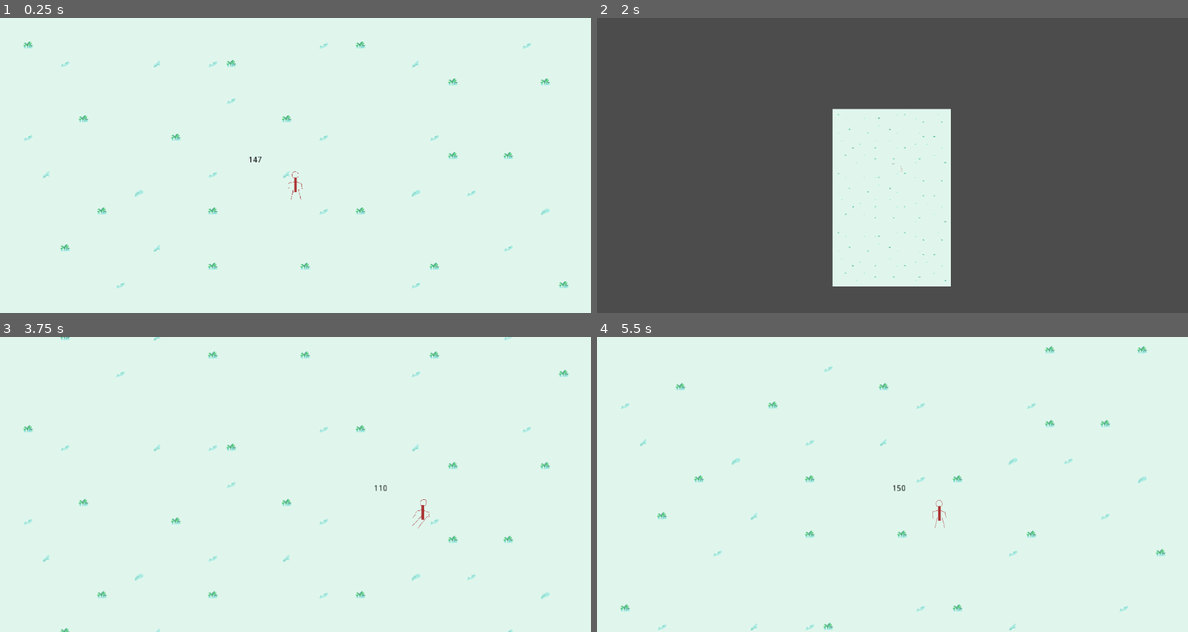
Above: before the commit, frames 1-4 (two rows, left to right).
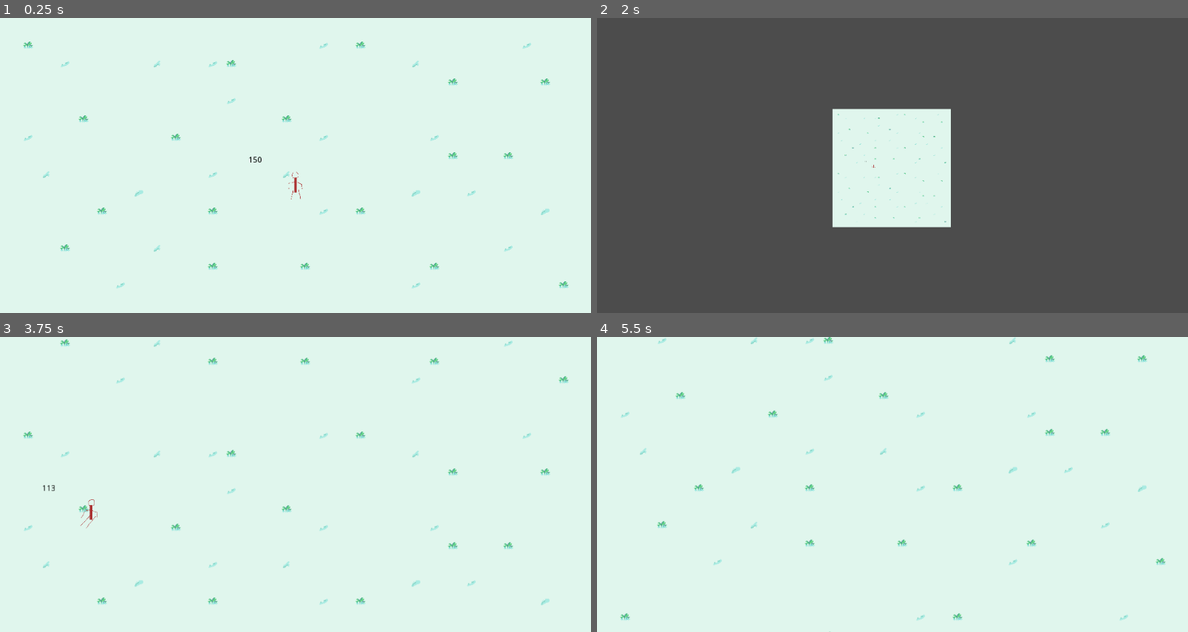
Above: after the commit, the same moments.

Repository: roycocup/ski
Game: Godot game, scene res://Scenes/World.tscn
The game is run twice, just before and just after one commit, with the same random seed, the same clock (stepped at 60 frames per second) and the same inputs.
Inputs:
- Up to frame 1 (0.25 s): no input
- Up to frame 2 (2 s): hold Right (ui_right) 0.53-1.28 s; hold 1 0.53-1.28 s; hold Down from 1.28 s (still down); tap 2 at 1.35 s
- Up to frame 3 (3.75 s): release Down at 2.03 s; hold 1 2.03-2.78 s; hold Right (ui_right) 2.03-3.53 s; tap 2 at 2.85 s; tap Enter at 3.5 s; hold Left (ui_left) from 3.53 s (still down); hold 1 from 3.53 s (still down)
- Up to frame 4 (5.5 s): release 1 at 4.28 s; tap 2 at 4.35 s; tap Space at 5 s; release Left (ui_left) at 5.03 s; hold Down from 5.03 s (still down); hold 1 from 5.03 s (still down)

The runs differ from the first frame. In frame 1, less than 0.1% of the frame differs, in the area x 42-52%, y 47-62%; in frame 2, 4.1%, in the area x 39-60%, y 48-91%; in frame 3, 1.8%; in frame 4, 1.8%.
Error after the commit: Invalid get index '3' (on base: 'Array'). (res://Scripts/FSM.gd:17)

Commit message:
starting FSM

Diff:
--- /dev/null
+++ b/Scripts/FSM.gd
@@ -0,0 +1,29 @@
+extends Node
+
+enum states {RESET, LEFT1, LEFT2, RIGHT1, RIGHT2}
+enum events {LEFT, RIGHT}
+
+var registered_states = []
+var current_state = null
+var next_state = null
+
+func add_state(state, allowed):
+	var s = State.new()
+	s.current = state
+	s.allowed = allowed
+	registered_states.append(s)
+
+func handle(event):
+	var state = registered_states[current_state]
+	for link in state.allowed:
+		if link.event == events.LEFT:
+			current_state = state.allowed[events.LEFT].state
+		if link.event == events.RIGHT:
+			current_state = state.allowed[events.RIGHT].state
+
+
+
+
+class State:
+	var current = null
+	var allowed = [{"event":null, "state":null}]
--- a/Scripts/Player.gd
+++ b/Scripts/Player.gd
@@ -1,53 +1,90 @@
 extends RigidBody2D
 
 export (int) var speed = 100
-
 var region = {x=0, y=0, w=0, h=0}
 var howFarDown = 0
 var lastMark = 0
-
-enum States {RESET, LEFT1, LEFT2, RIGHT1, RIGHT2}
-var status = States.RESET
+onready var FSM = preload("res://Scripts/FSM.gd").new()
 
 signal create_new_background
 
+
 func _ready():
+	init_states()
 	animate_reset()
 	linear_velocity.y = speed
 
-
 func _physics_process(delta):
 	input_listen(delta)
+	animate()
 	check_reset_background()
 
+func init_states():
+	FSM.add_state(
+		FSM.states.RESET, [
+			{"event":FSM.events.LEFT, "state":FSM.states.LEFT1},
+			{"event":FSM.events.RIGHT, "state":FSM.states.RIGHT1},
+		])
+	# FSM.add_state(FSM.states.LEFT1, [FSM.states.LEFT2, FSM.states.RESET])
+	# FSM.add_state(FSM.states.LEFT2, [FSM.states.LEFT1])
+	# FSM.add_state(FSM.states.RIGHT1, [FSM.states.RIGHT2, FSM.states.RESET])
+	# FSM.add_state(FSM.states.RIGHT2, [FSM.states.RIGHT1])
+	FSM.current_state = FSM.states.RESET
 
 func input_listen(delta):
 	if Input.is_action_just_pressed("ui_right"):
-		if status == States.RIGHT1:
-			status = States.RIGHT2
-			region = {x=276, y=11, w=83, h=74}
-			linear_damp = .5
-		else:
-			status = States.RIGHT1
-			region = {x=158, y=10, w=60, h=100}
-			linear_damp = .1
-		linear_velocity = Vector2(speed * .75, speed * .75)
-		set_animate_region()
+		FSM.handle(FSM.events.RIGHT)
 	if Input.is_action_just_pressed("ui_left"):
-		if status == States.LEFT1:
-			status = States.LEFT2
-			region = {x=276, y=11, w=83, h=74}
-			linear_damp = .5
-		else:
-			status = States.LEFT1
-			region = {x=158, y=10, w=60, h=100}
-			linear_damp = .1
-		linear_velocity = Vector2(-speed * .75, speed * .75)
-		set_animate_region(true)
-	if Input.is_key_pressed(KEY_DOWN):
-		status = States.RESET
+		FSM.handle(FSM.events.LEFT)
+
+func animate():
+	if FSM.current_state == FSM.states.RESET:
 		linear_velocity = Vector2(0, speed)
 		animate_reset()
+		return
+	if FSM.current_state == FSM.states.RIGHT1:
+		region = {x=158, y=10, w=60, h=100}
+		linear_damp = .1
+	if FSM.current_state == FSM.states.RIGHT2:
+		region = {x=276, y=11, w=83, h=74}
+		linear_damp = .5
+	if FSM.current_state == FSM.states.LEFT1:
+		region = {x=158, y=10, w=60, h=100}
+		linear_damp = .1
+	if FSM.current_state == FSM.states.LEFT2:
+		region = {x=276, y=11, w=83, h=74}
+		linear_damp = .5
+
+	linear_velocity = Vector2(-speed * .75, speed * .75)
+	set_animate_region(true)
+
+# func input_listen_old(delta):
+# 	if Input.is_action_just_pressed("ui_right"):
+# 		if status == States.RIGHT1:
+# 			status = States.RIGHT2
+# 			region = {x=276, y=11, w=83, h=74}
+# 			linear_damp = .5
+# 		else:
+# 			status = States.RIGHT1
+# 			region = {x=158, y=10, w=60, h=100}
+# 			linear_damp = .1
+# 		linear_velocity = Vector2(speed * .75, speed * .75)
+# 		set_animate_region()
+# 	if Input.is_action_just_pressed("ui_left"):
+# 		if status == States.LEFT1:
+# 			status = States.LEFT2
+# 			region = {x=276, y=11, w=83, h=74}
+# 			linear_damp = .5
+# 		else:
+# 			status = States.LEFT1
+# 			region = {x=158, y=10, w=60, h=100}
+# 			linear_damp = .1
+# 		linear_velocity = Vector2(-speed * .75, speed * .75)
+# 		set_animate_region(true)
+# 	if Input.is_key_pressed(KEY_DOWN):
+# 		status = States.RESET
+# 		linear_velocity = Vector2(0, speed)
+# 		animate_reset()
 
 func animate_reset():
 	region = {x=35, y=10, w=49, h=97}
